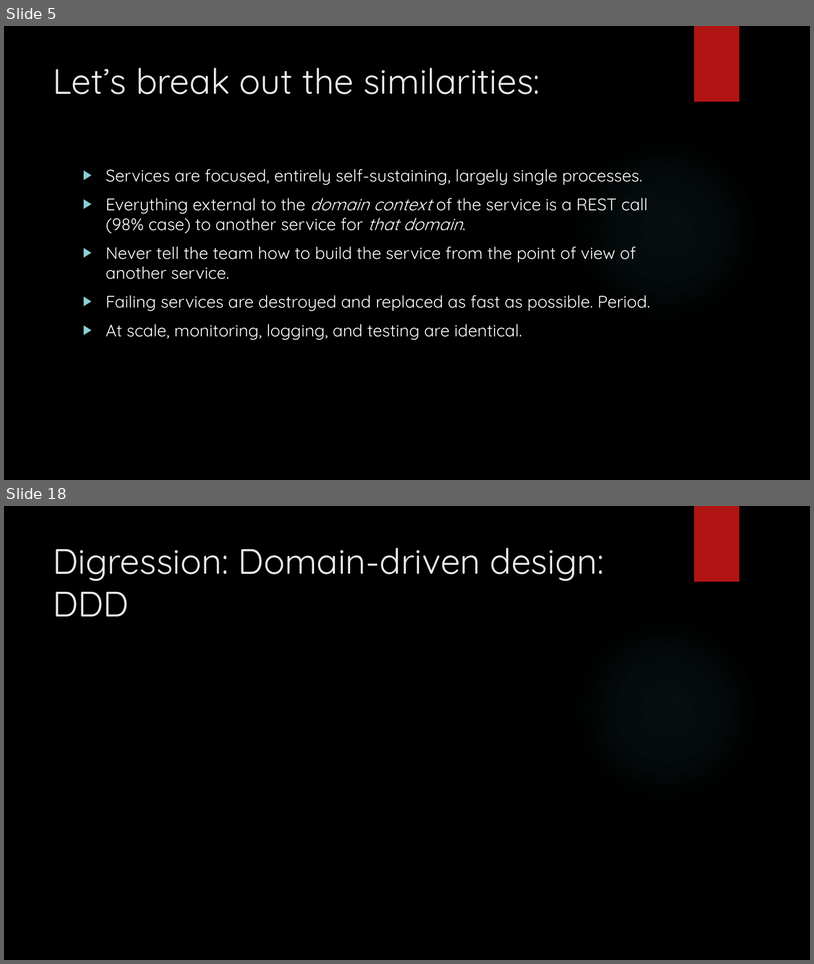
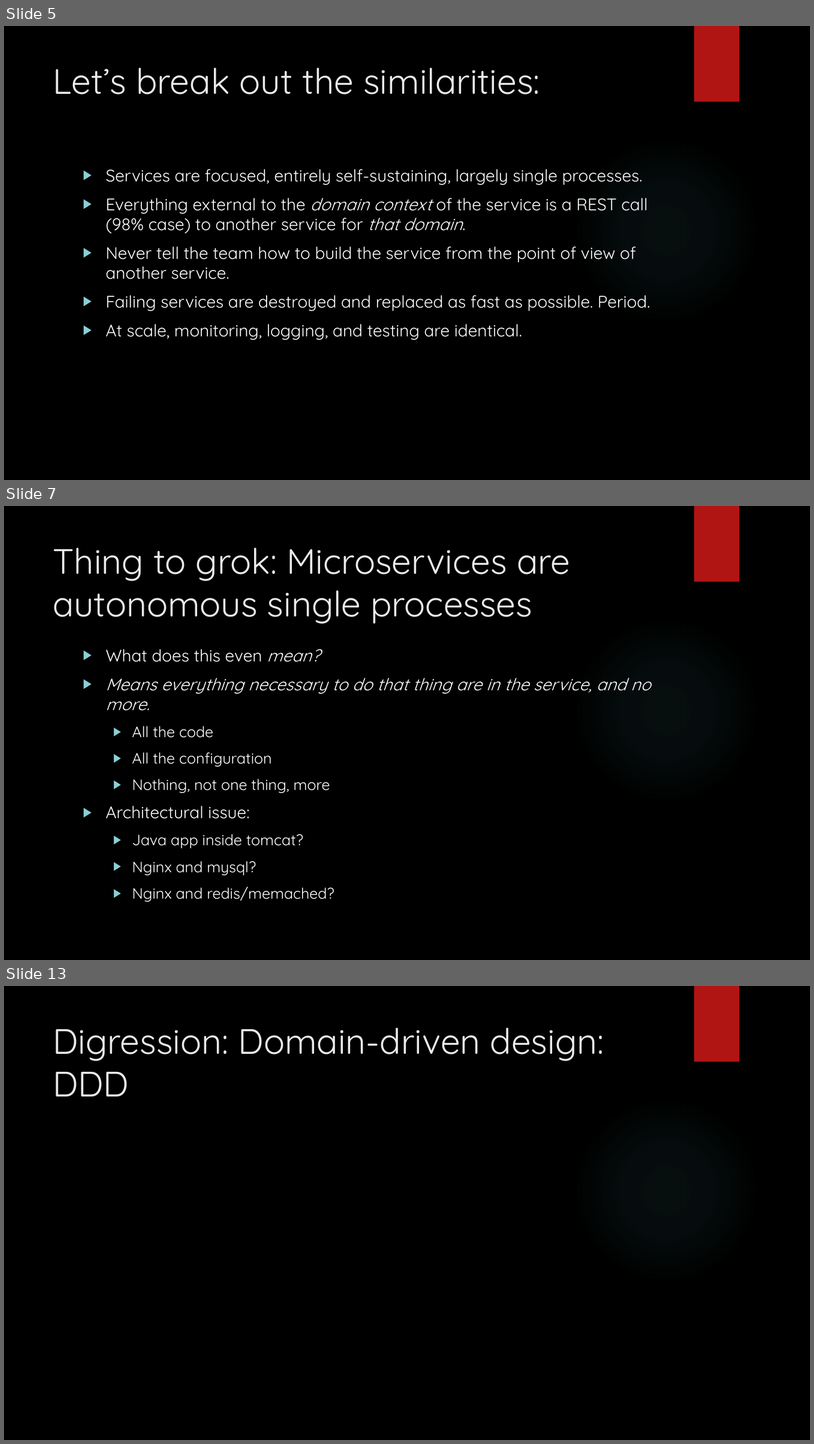
Before and after one commit to arif-aigonix/leap2015, a slide deck: Microservices Overview.pptx. Shown one above the other, each under a label of ours: slides 5 and 18 before the commit, slides 5, 7 and 13 after it; the slides between them are not shown. The pictures are 814x964 and 814x1444 pixels, drawn with LibreOffice and Linux fonts; fonts in the diff are those of the drawing; background and template pictures are left out. Boxes give left, top, right and bottom in pixels: in the first picture for what was removed or moved away, otherwise in the second. Text is boxed around its words. In the diff, an @@ line names an element or a change of style, - is before the commit and + after.

```diff
--- a/Microservices Overview.pptx
+++ b/Microservices Overview.pptx
@@ slide 7 added at (4, 506, 810, 960), background picture (left out); not listed: 2 template elements that a slide beside it also shows @@
@@ title added at (53, 547, 570, 624), 42 pt, text #EBEBEB @@
+Thing to grok: Microservices are autonomous single processes
@@ text added at (106, 649, 651, 901), 18 pt, text #FFFFFF @@
+▶ What does this even mean?
+▶ Means everything necessary to do that thing are in the service, and no more.
+  ▶ All the code
+  ▶ All the configuration
+  ▶ Nothing, not one thing, more
+▶ Architectural issue:
+  ▶ Java app inside tomcat?
+  ▶ Nginx and mysql?
+  ▶ Nginx and redis/memached?
@@ what was slide 18 is now slide 13 @@
```
Also in this commit, not shown: 1 slide changed, 10 other slides added, 3 slides removed, 3 other files.
